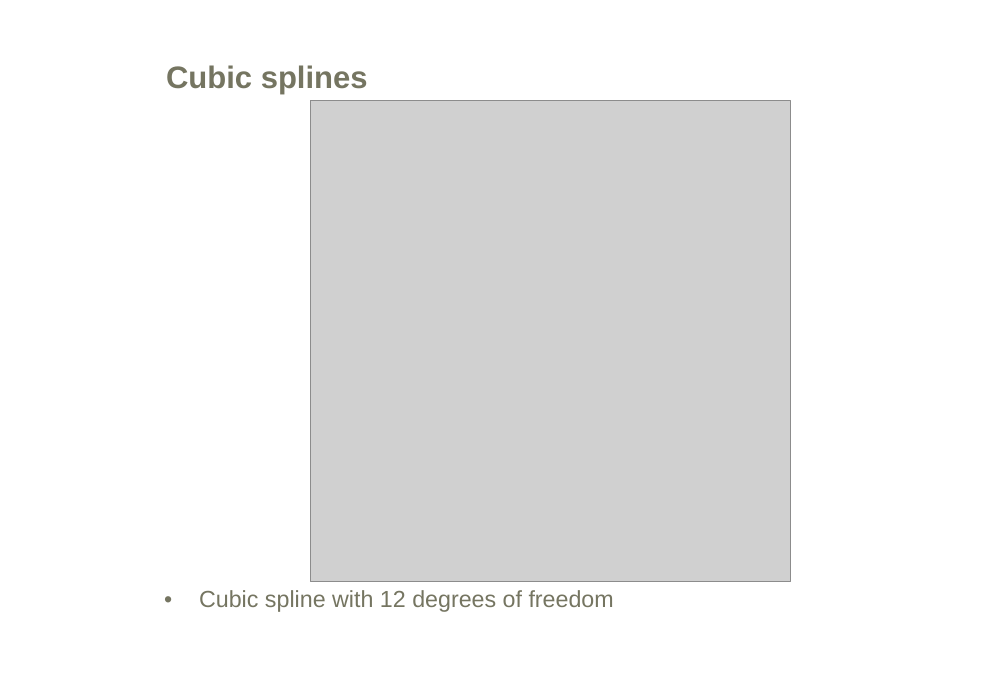
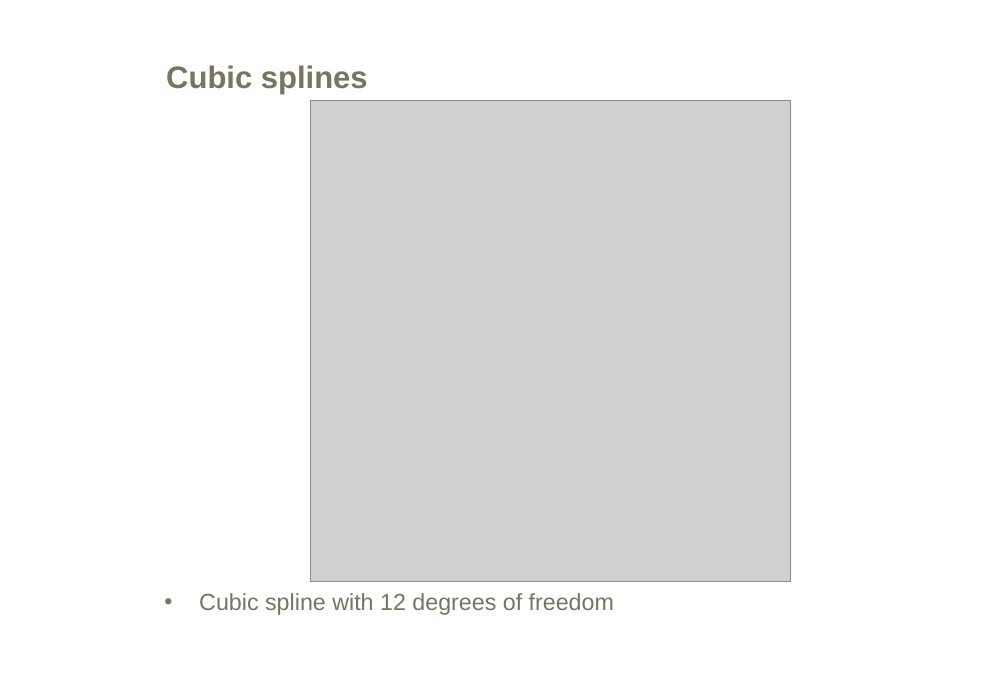
Before and after one commit to mikisvaz/DMPP, a slide deck: slide 37 of Prediction/Prediction.ppt. Drawn at 1008x698 pixels with LibreOffice and Linux fonts; fonts in the diff are those of the drawing; grey boxes stand for pictures; background and template pictures are left out. Boxes give left, top, right and bottom in pixels: in the first picture for what was removed or moved away, otherwise in the second. Text is boxed around its words. In the diff, an @@ line names an element or a change of style, - is before the commit and + after.

```diff
--- a/Prediction/Prediction.ppt
+++ b/Prediction/Prediction.ppt
@@ text "Cubic spline with 12 degrees ..." at (199, 593, 614, 615): line spacing 0.95 to 1.05 @@
```
Also in this commit, not shown: 3 other slides changed, 4 other files.
